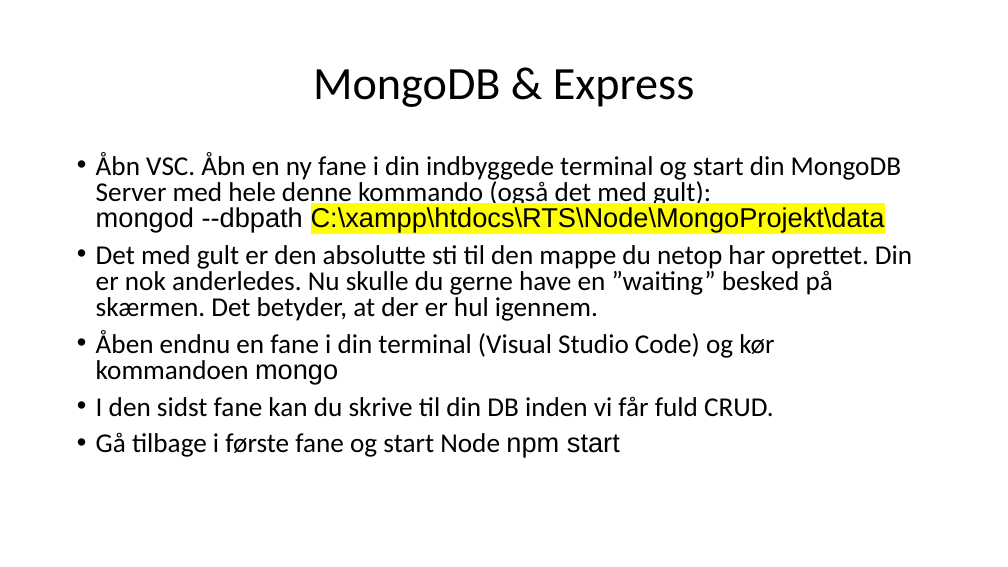
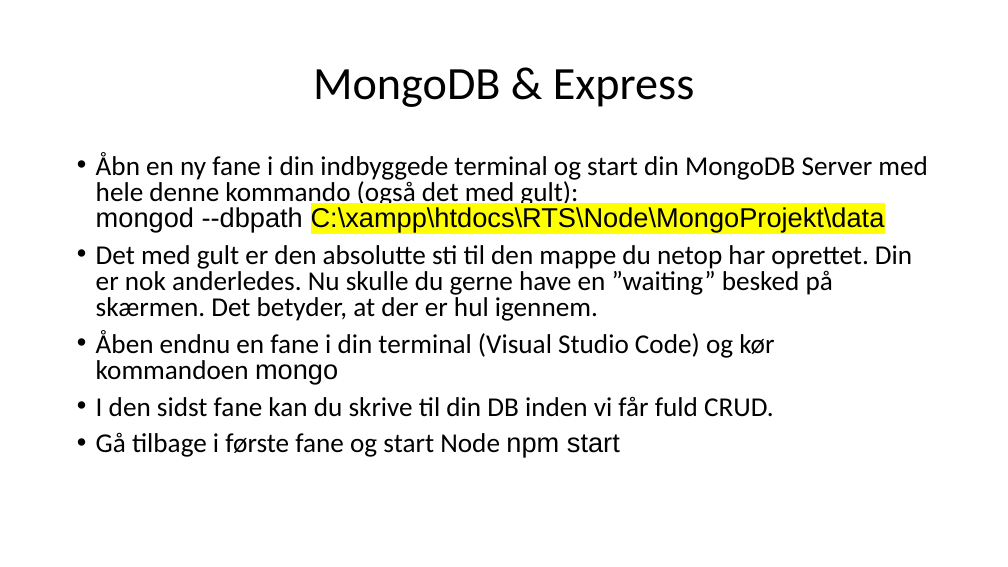
Before and after one commit to svl66/mongodb, a slide deck: slide 11 of MongoDB.pptx. Drawn at 1008x567 pixels with LibreOffice and Linux fonts; fonts in the diff are those of the drawing. Boxes give left, top, right and bottom in pixels: in the first picture for what was removed or moved away, otherwise in the second. Text is boxed around its words. In the diff, an @@ line names an element or a change of style, - is before the commit and + after.

```diff
--- a/MongoDB.pptx
+++ b/MongoDB.pptx
@@ text at box(96, 153, 928, 232): text changed @@
-• Åbn VSC. Åbn en ny fane i din indbyggede terminal og start din MongoDB Server med hele denne kommando (også det med gult):
-  mongod --dbpath C:\xampp\htdocs\RTS\Node\MongoProjekt\data
+• Åbn en ny fane i din indbyggede terminal og start din MongoDB Server med hele denne kommando (også det med gult):
+  mongod --dbpath C:\xampp\htdocs\RTS\Node\MongoProjekt\data
```
Also in this commit, not shown: 2 other slides changed.
